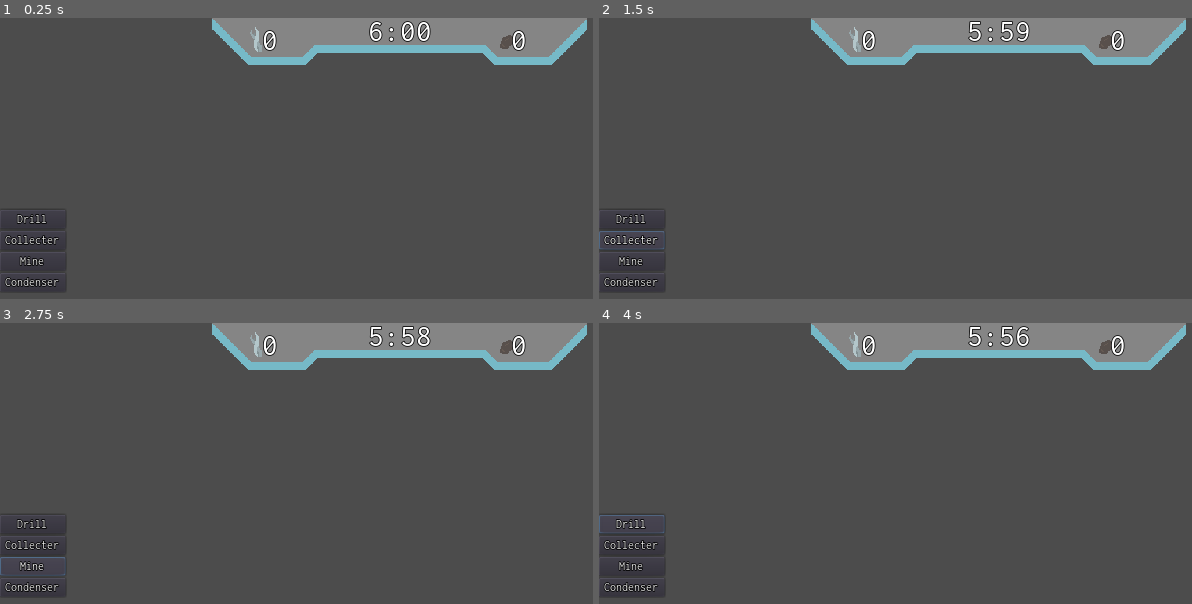
Above: before the commit, frames 1-4 (two rows, left to right).
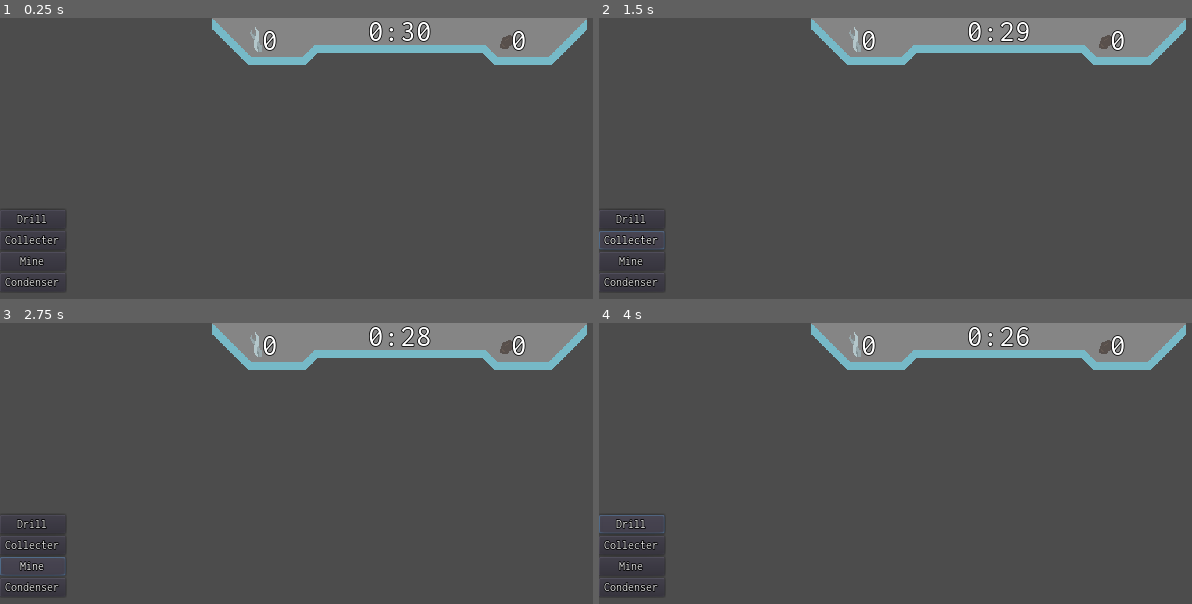
Above: after the commit, the same moments.

Repository: the-alex-g/LD49
Game: Godot game, scene res://Main.tscn
Two runs of this game, one before a commit and one after it. Both use one fixed random seed, a clock stepped at 60 frames per second and the inputs below.
Inputs:
- Up to frame 1 (0.25 s): no input
- Up to frame 2 (1.5 s): click "Drill" at 0.5 s; click "Collecter" at 1.25 s
- Up to frame 3 (2.75 s): click "Mine" at 2 s
- Up to frame 4 (4 s): click "Condenser" at 2.75 s; click "Drill" at 3.5 s

The runs differ from the first frame. In frame 1, 0.2% of the frame differs, in the area x 62-70%, y 1-9%; in frame 2, 0.2%; in frame 3, 0.2%; in frame 4, 0.2%.

Commit message:
Make everything explode when time runs out

Diff:
--- a/project/Comet.gd
+++ b/project/Comet.gd
@@ -22,6 +22,7 @@
 var _head_hovered := false
 var _built_stations := []
 var _first_built := true
+var _is_game_running := true
 
 # onready variables
 onready var _available_condensers := [$Tail/Condenser, $Tail/Condenser2, $Tail/Condenser3]
@@ -89,10 +90,7 @@
 		var station:Station = available_stations[station_index]
 		station.build()
 		available_stations.remove(station_index)
-		var station_info := {}
-		station_info["station"] = station
-		station_info["type"] = station_name
-		_built_stations.append(station_info)
+		_built_stations.append(station)
 
 
 func _reset_timer()->void:
@@ -101,10 +99,30 @@
 
 
 func _on_ExplodeTimer_timeout()->void:
-	var doomed_station_index := randi()%_built_stations.size()
-	var doomed_station:Station = _built_stations[doomed_station_index]["station"]
-	var doomed_station_type:String = _built_stations[doomed_station_index]["type"]
+	var doomed_station := _destroy_station()
+	var doomed_station_type:String = doomed_station.type
 	var available_stations:Array = get("_available_"+doomed_station_type+"s")
 	available_stations.append(doomed_station)
-	doomed_station.destroy()
-	_reset_timer()
+
+
+func _on_Main_explode_stations()->void:
+	_ignore = _destroy_station()
+	_explode_timer.stop()
+	_is_game_running = false
+
+
+func _destroy_station()->Station:
+	if _built_stations.size() > 0:
+		var doomed_station_index := randi()%_built_stations.size()
+		var doomed_station:Station = _built_stations[doomed_station_index]
+		_built_stations.remove(doomed_station_index)
+		doomed_station.destroy()
+		_reset_timer()
+		return doomed_station
+	else:
+		return null
+
+
+func _on_station_exploded()->void:
+	if not _is_game_running:
+		_ignore = _destroy_station()
--- a/project/Comet.tscn
+++ b/project/Comet.tscn
@@ -156,23 +156,41 @@
 [connection signal="mouse_entered" from="Tail" to="." method="_on_Tail_mouse_entered"]
 [connection signal="mouse_exited" from="Tail" to="." method="_on_Tail_mouse_exited"]
 [connection signal="new_material" from="Tail/Collecter" to="." method="_on_Station_new_material"]
+[connection signal="station_exploded" from="Tail/Collecter" to="." method="_on_station_exploded"]
 [connection signal="new_material" from="Tail/Collecter2" to="." method="_on_Station_new_material"]
+[connection signal="station_exploded" from="Tail/Collecter2" to="." method="_on_station_exploded"]
 [connection signal="new_material" from="Tail/Collecter3" to="." method="_on_Station_new_material"]
+[connection signal="station_exploded" from="Tail/Collecter3" to="." method="_on_station_exploded"]
 [connection signal="new_material" from="Tail/Collecter4" to="." method="_on_Station_new_material"]
+[connection signal="station_exploded" from="Tail/Collecter4" to="." method="_on_station_exploded"]
 [connection signal="new_material" from="Tail/Collecter5" to="." method="_on_Station_new_material"]
+[connection signal="station_exploded" from="Tail/Collecter5" to="." method="_on_station_exploded"]
 [connection signal="new_material" from="Tail/Collecter6" to="." method="_on_Station_new_material"]
+[connection signal="station_exploded" from="Tail/Collecter6" to="." method="_on_station_exploded"]
 [connection signal="new_material" from="Tail/Condenser" to="." method="_on_Station_new_material"]
+[connection signal="station_exploded" from="Tail/Condenser" to="." method="_on_station_exploded"]
 [connection signal="new_material" from="Tail/Condenser2" to="." method="_on_Station_new_material"]
+[connection signal="station_exploded" from="Tail/Condenser2" to="." method="_on_station_exploded"]
 [connection signal="new_material" from="Tail/Condenser3" to="." method="_on_Station_new_material"]
+[connection signal="station_exploded" from="Tail/Condenser3" to="." method="_on_station_exploded"]
 [connection signal="mouse_entered" from="Head" to="." method="_on_Head_mouse_entered"]
 [connection signal="mouse_exited" from="Head" to="." method="_on_Head_mouse_exited"]
 [connection signal="new_material" from="Head/Drill" to="." method="_on_Station_new_material"]
+[connection signal="station_exploded" from="Head/Drill" to="." method="_on_station_exploded"]
 [connection signal="new_material" from="Head/Drill2" to="." method="_on_Station_new_material"]
+[connection signal="station_exploded" from="Head/Drill2" to="." method="_on_station_exploded"]
 [connection signal="new_material" from="Head/Drill3" to="." method="_on_Station_new_material"]
+[connection signal="station_exploded" from="Head/Drill3" to="." method="_on_station_exploded"]
 [connection signal="new_material" from="Head/Drill4" to="." method="_on_Station_new_material"]
+[connection signal="station_exploded" from="Head/Drill4" to="." method="_on_station_exploded"]
 [connection signal="new_material" from="Head/Drill5" to="." method="_on_Station_new_material"]
+[connection signal="station_exploded" from="Head/Drill5" to="." method="_on_station_exploded"]
 [connection signal="new_material" from="Head/Drill6" to="." method="_on_Station_new_material"]
+[connection signal="station_exploded" from="Head/Drill6" to="." method="_on_station_exploded"]
 [connection signal="new_material" from="Head/Mine" to="." method="_on_Station_new_material"]
+[connection signal="station_exploded" from="Head/Mine" to="." method="_on_station_exploded"]
 [connection signal="new_material" from="Head/Mine2" to="." method="_on_Station_new_material"]
+[connection signal="station_exploded" from="Head/Mine2" to="." method="_on_station_exploded"]
 [connection signal="new_material" from="Head/Mine3" to="." method="_on_Station_new_material"]
+[connection signal="station_exploded" from="Head/Mine3" to="." method="_on_station_exploded"]
 [connection signal="timeout" from="ExplodeTimer" to="." method="_on_ExplodeTimer_timeout"]
--- a/project/HUD.gd
+++ b/project/HUD.gd
@@ -2,6 +2,8 @@
 
 # signals
 signal build(station_name)
+signal game_over_lose
+signal game_over_win
 
 # enums
 
@@ -11,8 +13,9 @@
 
 # variables
 var _ignore
-var _seconds := 0
-var _minutes := 6
+var _seconds := 30
+var _minutes := 0
+var _game_is_running := true
 
 # onready variables
 onready var _clock := $TimerLabel
@@ -32,29 +35,35 @@
 
 
 func _on_CondenserButton_pressed()->void:
-	emit_signal("build", "condenser")
+	if _game_is_running:
+		emit_signal("build", "condenser")
 
 
 func _on_MineButton_pressed()->void:
-	emit_signal("build", "mine")
+	if _game_is_running:
+		emit_signal("build", "mine")
 
 
 func _on_CollecterButton_pressed()->void:
-	emit_signal("build", "collector")
+	if _game_is_running:
+		emit_signal("build", "collector")
 
 
 func _on_DrillButton_pressed()->void:
-	emit_signal("build", "drill")
+	if _game_is_running:
+		emit_signal("build", "drill")
 
 
 func _on_GameTimer_timeout()->void:
-	_seconds -= 1
-	if _seconds < 0:
-		_seconds = 59
-		_minutes -= 1
-	_update_clock()
-	if _seconds < 0 and _minutes < 0:
-		print("YOU DEAD")
+	if _game_is_running:
+		_seconds -= 1
+		if _seconds < 0:
+			_seconds = 59
+			_minutes -= 1
+		_update_clock()
+		if _minutes < 0:
+			emit_signal("game_over_lose")
+			_game_is_running = false
 
 
 func _on_Main_update_display(vapor:int, ore:int)->void:
--- a/project/Main.gd
+++ b/project/Main.gd
@@ -3,6 +3,7 @@
 # signals
 signal build(station_name)
 signal update_display(vapor, ore)
+signal explode_stations
 
 # enums
 
@@ -26,3 +27,7 @@
 
 func _on_Comet_update_display(vapor:int, ore:int)->void:
 	emit_signal("update_display", vapor, ore)
+
+
+func _on_HUD_game_over_lose()->void:
+	emit_signal("explode_stations")
--- a/project/Main.tscn
+++ b/project/Main.tscn
@@ -13,6 +13,8 @@
 [node name="HUD" parent="." instance=ExtResource( 2 )]
 
 [connection signal="build" from="." to="Comet" method="_on_Main_build"]
+[connection signal="explode_stations" from="." to="Comet" method="_on_Main_explode_stations"]
 [connection signal="update_display" from="." to="HUD" method="_on_Main_update_display"]
 [connection signal="update_display" from="Comet" to="." method="_on_Comet_update_display"]
 [connection signal="build" from="HUD" to="." method="_on_HUD_build"]
+[connection signal="game_over_lose" from="HUD" to="." method="_on_HUD_game_over_lose"]
--- a/project/Station.gd
+++ b/project/Station.gd
@@ -3,6 +3,7 @@
 
 # signals
 signal new_material(vapor,ore)
+signal station_exploded
 
 # enums
 
@@ -47,3 +48,4 @@
 func _on_Sprite_animation_finished()->void:
 	if _is_exploding:
 		hide()
+		emit_signal("station_exploded")
--- a/project/Station.tscn
+++ b/project/Station.tscn
@@ -191,7 +191,7 @@
 
 [node name="Sprite" type="AnimatedSprite" parent="."]
 frames = SubResource( 40 )
-animation = "collector"
+animation = "explode"
 
 [node name="Timer" type="Timer" parent="."]
 
Not shown: 1 places in project/Station.tscn that only renumber resources
